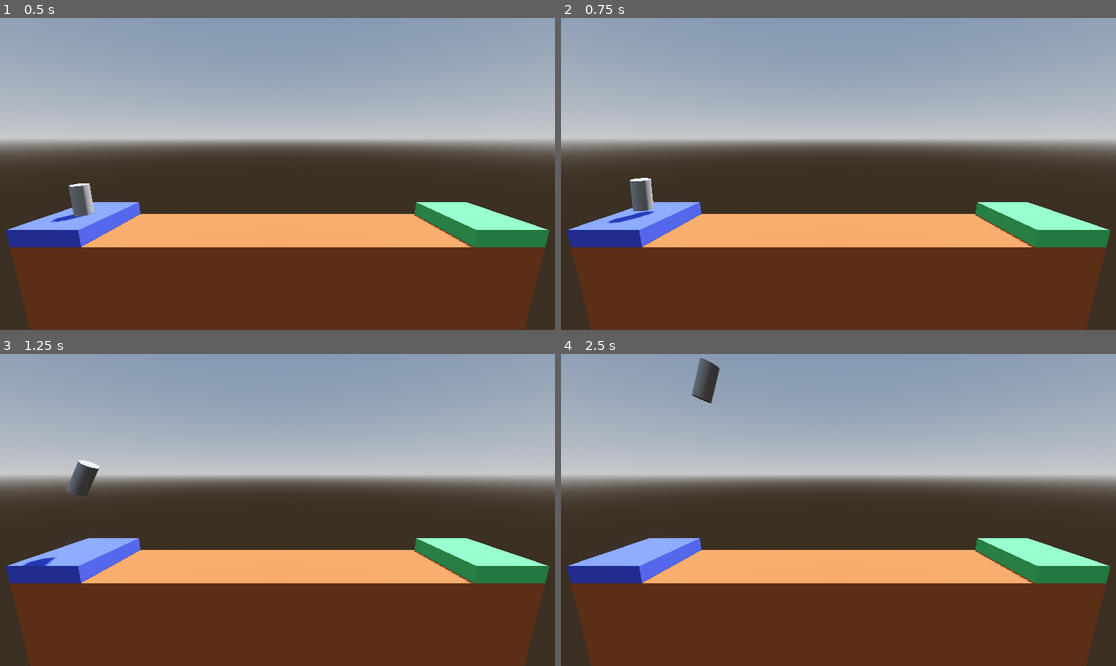
Above: before the commit, frames 1-4 (two rows, left to right).
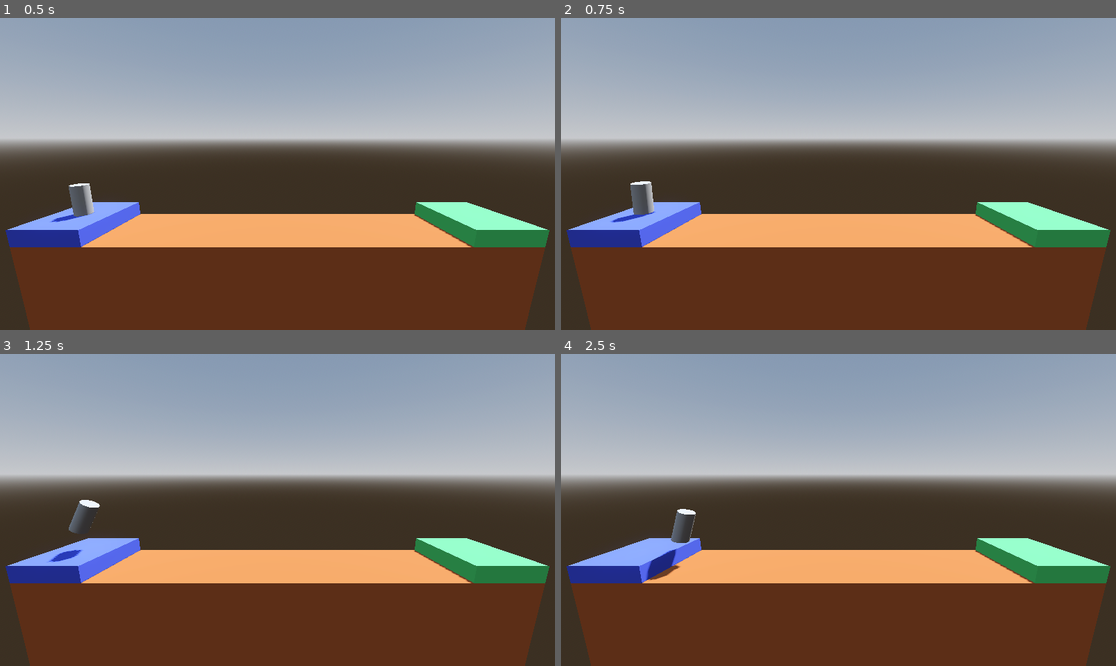
Above: after the commit, the same moments.

Repository: schwasam/godot-project-boost
Game: Godot game, scene res://Level/level.tscn
The game is run twice, just before and just after one commit, with the same random seed, the same clock (stepped at 60 frames per second) and the same inputs.
Inputs:
- Up to frame 1 (0.5 s): no input
- Up to frame 2 (0.75 s): hold Right (rotate_right) from 0.53 s (still down); hold Up (boost) from 0.53 s (still down)
- Up to frame 3 (1.25 s): keep holding Right (rotate_right); keep holding Up (boost)
- Up to frame 4 (2.5 s): release Right (rotate_right) at 1.28 s; release Up (boost) at 1.28 s; hold Left (rotate_left) 1.28-2.03 s; tap Up (boost) at 1.35 s; hold Right (rotate_right) from 2.03 s (still down); hold Up (boost) from 2.03 s (still down)

Frame 1 is identical in both runs. In frame 2, 0.1% of the frame differs, in the area x 8-18%, y 51-66%; in frame 3, 0.8%; in frame 4, 1.1%, in the area x 15-29%, y 1-73%.

Commit message:
Add some asserts

Diff:
--- a/Level/level.tscn
+++ b/Level/level.tscn
@@ -59,3 +59,4 @@
 
 [node name="Player" parent="." instance=ExtResource("1_7dx5t")]
 transform = Transform3D(1, 0, 0, 0, 1, 0, 0, 0, 1, -13, 2.5, 0)
+thrust = 1000.0
--- a/Player.gd
+++ b/Player.gd
@@ -20,16 +20,18 @@
 
 func _on_body_entered(body: Node) -> void:
 	if body.is_in_group("Goal"):
-		complete_level(body.file_path)
+		var file_path = body.file_path
+		Assert.string_not_empty(file_path)
+		complete_level(file_path)
 	elif body.is_in_group("Failure"):
 		crash_sequence()
 
 
 func complete_level(next_level_file: String) -> void:
 	print("Level complete!")
-	get_tree().change_scene_to_file(next_level_file)
+	Assert.error_ok(get_tree().change_scene_to_file(next_level_file))
 
 
 func crash_sequence() -> void:
 	print("Kaboom!")
-	get_tree().reload_current_scene()
+	Assert.error_ok(get_tree().reload_current_scene())
--- /dev/null
+++ b/Utils/Assert.gd
@@ -0,0 +1,11 @@
+class_name Assert
+
+extends Object
+
+
+static func error_ok(error: Error) -> void:
+	assert(error == Error.OK)
+
+
+static func string_not_empty(value: String) -> void:
+	assert(value != null and value != "")
